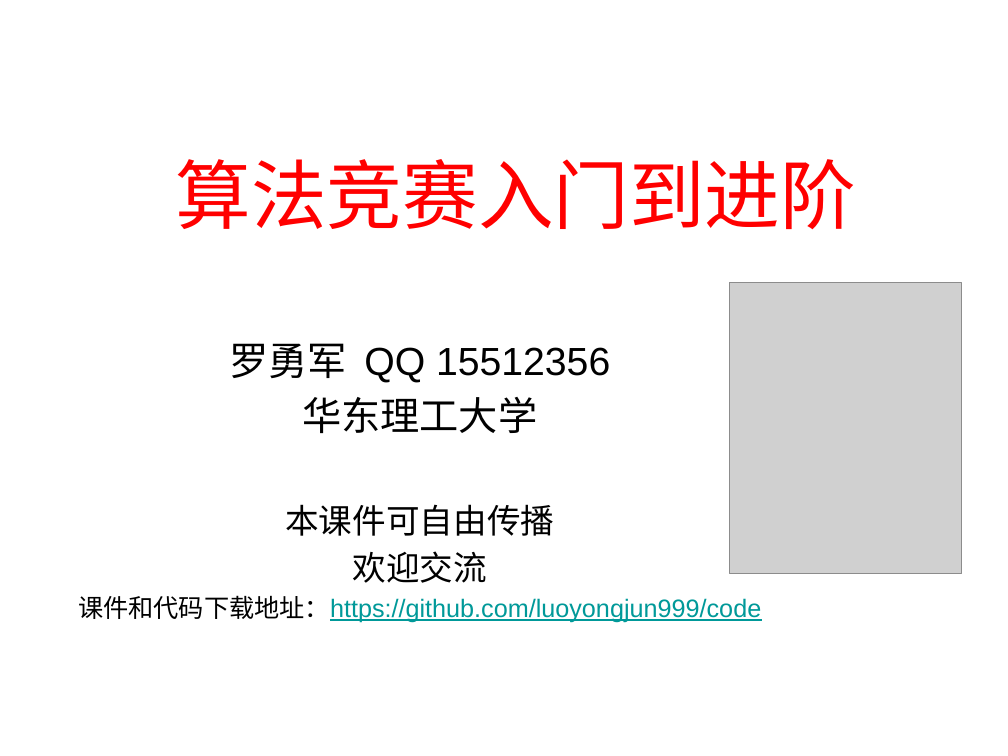
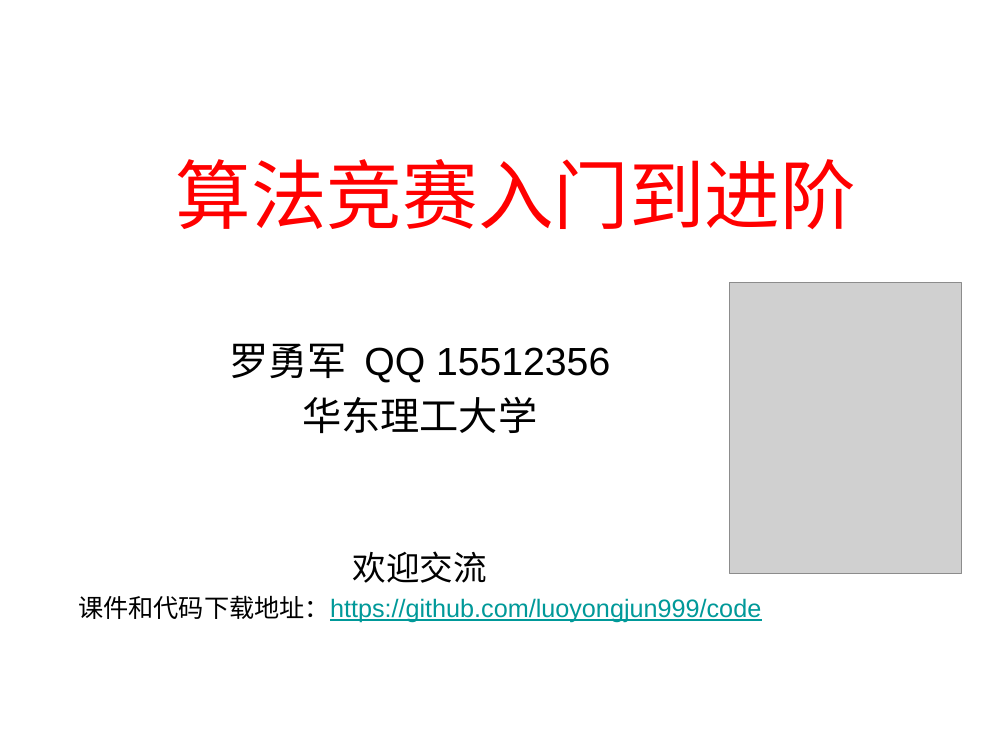
Before and after one commit to luoyongjun999/code, a slide deck: slide 1 of 第3章STL和基本数据结构.pptx. Drawn at 1008x756 pixels with LibreOffice and Linux fonts; fonts in the diff are those of the drawing; grey boxes stand for pictures. Boxes give left, top, right and bottom in pixels: in the first picture for what was removed or moved away, otherwise in the second. Text is boxed around its words. In the diff, an @@ line names an element or a change of style, - is before the commit and + after.

```diff
--- a/第3章STL和基本数据结构.pptx
+++ b/第3章STL和基本数据结构.pptx
@@ subtitle at (285, 504, 554, 536): paragraph removed @@
-本课件可自由传播
```
Also in this commit, not shown: 7 other files.
